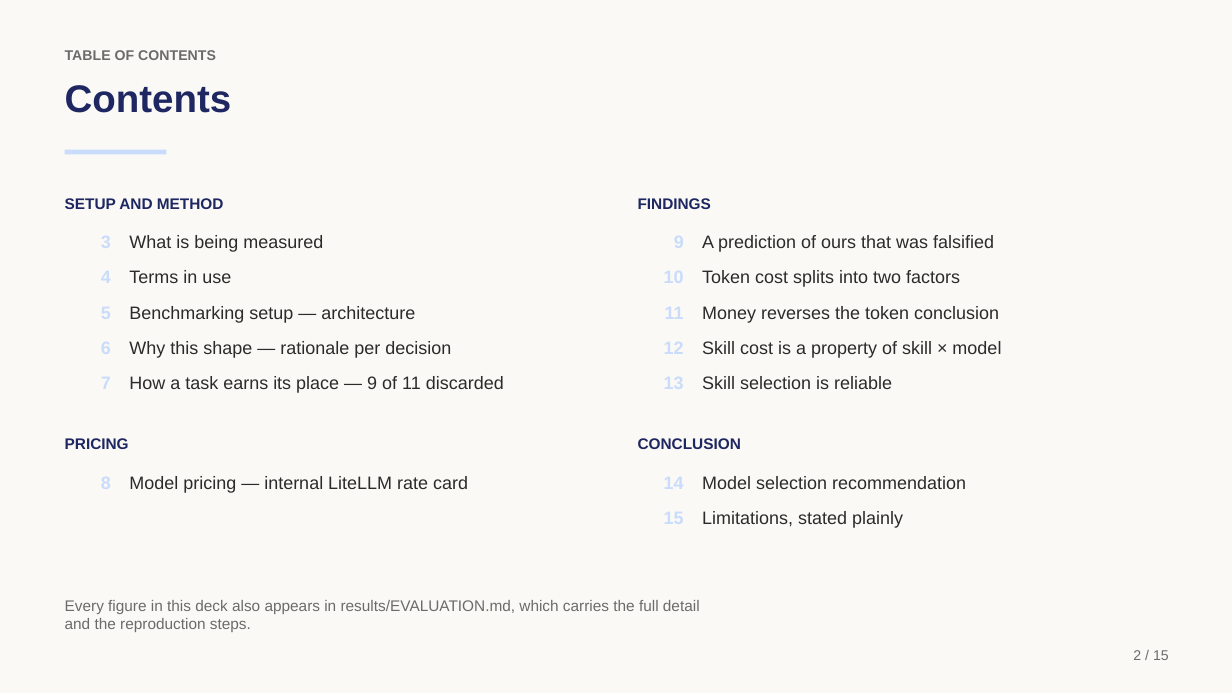
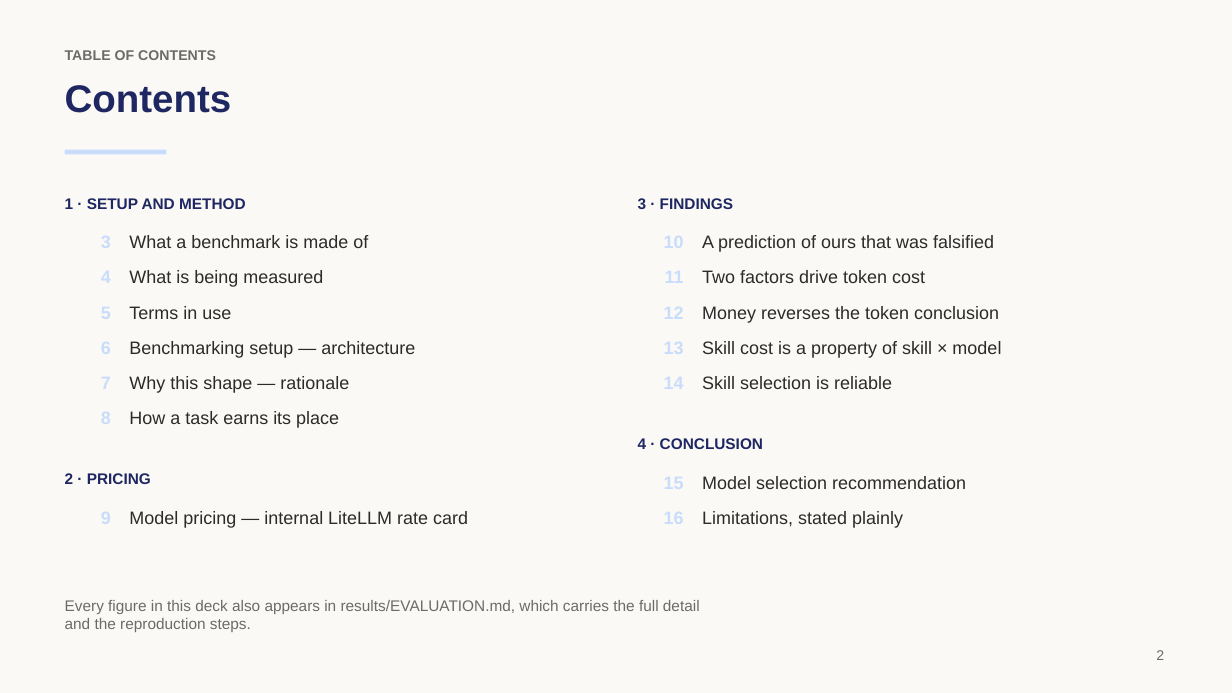
Before and after one commit to rossoctl/autobench-claudecode, a slide deck: slide 2 of results/autobench-claudecode-summary.pptx. Drawn at 1232x693 pixels with LibreOffice and Linux fonts; fonts in the diff are those of the drawing. Boxes give left, top, right and bottom in pixels: in the first picture for what was removed or moved away, otherwise in the second. Text is boxed around its words. In the diff, an @@ line names an element or a change of style, - is before the commit and + after.

```diff
--- a/results/autobench-claudecode-summary.pptx
+++ b/results/autobench-claudecode-summary.pptx
@@ text at (65, 198, 246, 209): text changed @@
-SETUP AND METHOD
+1 · SETUP AND METHOD
@@ text at (638, 198, 733, 209): text changed @@
-FINDINGS
+3 · FINDINGS
@@ text added at (129, 235, 368, 248), 14 pt, text #2B2B2B @@
+What a benchmark is made of
@@ text at (702, 270, 925, 283): text changed @@
-Token cost splits into two factors
+Two factors drive token cost
@@ text at (129, 376, 349, 393): text changed @@
-Why this shape — rationale per decision
+Why this shape — rationale
@@ text at (129, 411, 339, 428): text changed @@
-How a task earns its place — 9 of 11 discarded
+How a task earns its place
@@ text at (638, 438, 763, 449): text changed @@
-CONCLUSION
+4 · CONCLUSION
@@ text at (65, 473, 151, 484): text changed @@
-PRICING
+2 · PRICING
@@ 4 texts: place and size @@
-4 texts at (129, 235, 468, 493)
+4 texts at (129, 270, 468, 528)
@@ text at (1156, 650, 1164, 660): text changed @@
-2 / 15
+2
```
Also in this commit, not shown: 14 other slides changed, 1 slide added, 3 other files.
